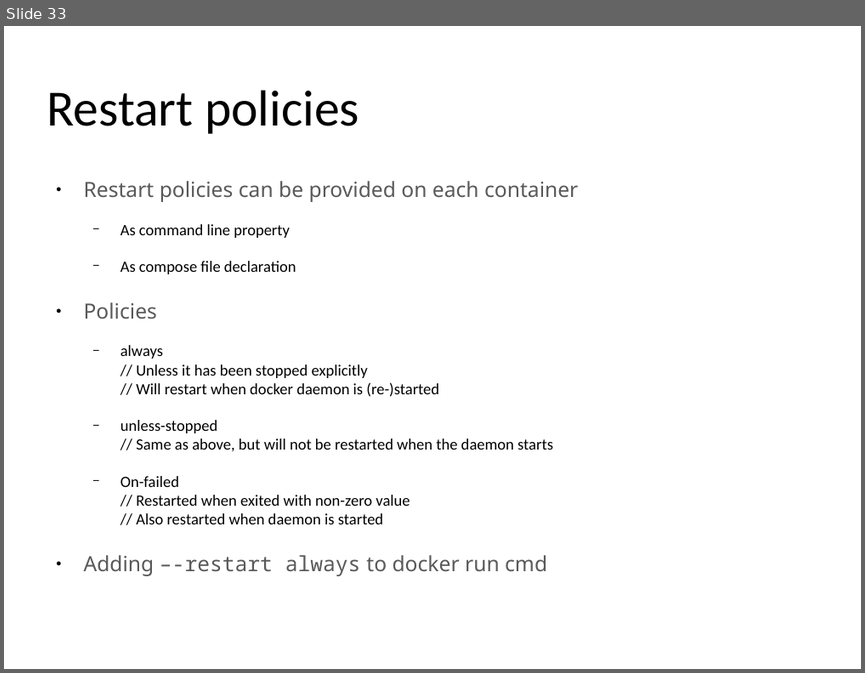
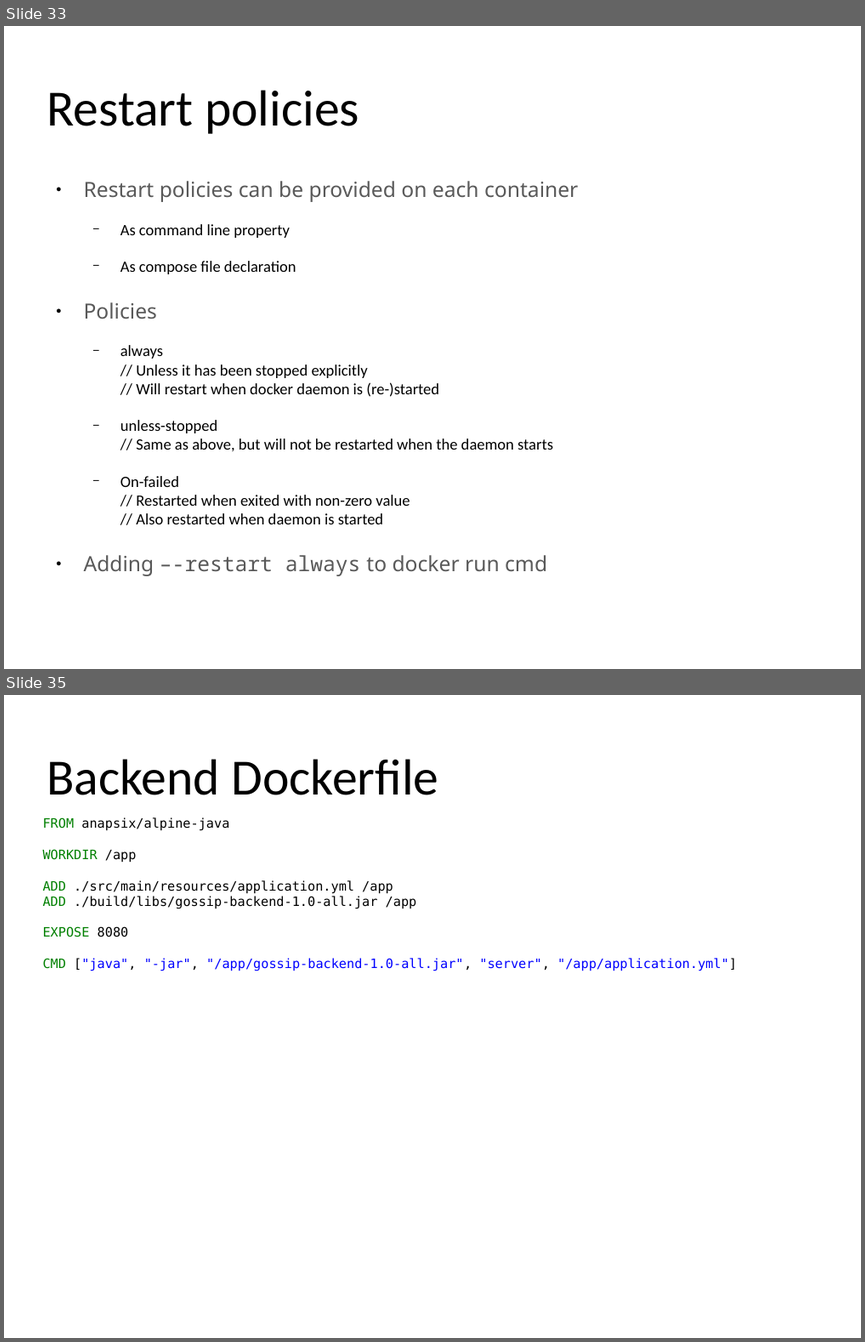
Before and after one commit to yeronimuz/gossip, a slide deck: presentation/docker_for_java_v1.0.odp. Shown one above the other, each under a label of ours: slide 33 before the commit, slides 33 and 35 after it; the slides between them are not shown. The pictures are 865x673 and 865x1342 pixels, drawn with LibreOffice and Linux fonts; fonts in the diff are those of the drawing; background and template pictures are left out. Boxes give left, top, right and bottom in pixels: in the first picture for what was removed or moved away, otherwise in the second. Text is boxed around its words. In the diff, an @@ line names an element or a change of style, - is before the commit and + after.

```diff
--- a/presentation/docker_for_java_v1.0.odp
+++ b/presentation/docker_for_java_v1.0.odp
@@ slide 35 added at <box>4,695,861,1338</box>, background #FFFFFF @@
@@ title added at <box>46,759,439,795</box>, 47 pt, text #000000 @@
+Backend Dockerfile
@@ text added at <box>43,817,737,971</box>, 12 pt, text #000000 @@
+FROM anapsix/alpine-java
+WORKDIR /app
+ADD ./src/main/resources/application.yml /app
+ADD ./build/libs/gossip-backend-1.0-all.jar /app
+EXPOSE 8080
+CMD ["java", "-jar", "/app/gossip-backend-1.0-all.jar", "server", "/app/application.yml"]
```
Also in this commit, not shown: 3 slides changed, 2 other slides added, 1 slide removed.
